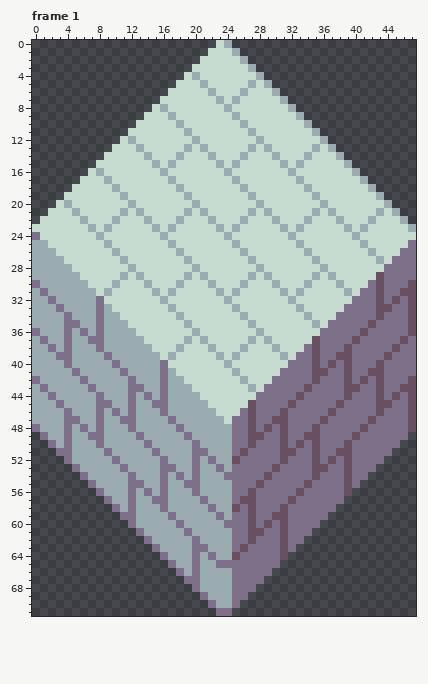
Two states of a pixel-art file, resources/asesprite/Blocks Bricks.aseprite. This is how it looked before the edit.
48x72 pixels, 6 frames. Shown: frame 1. The commit also changed other frames, which this record leaves out.
The result:
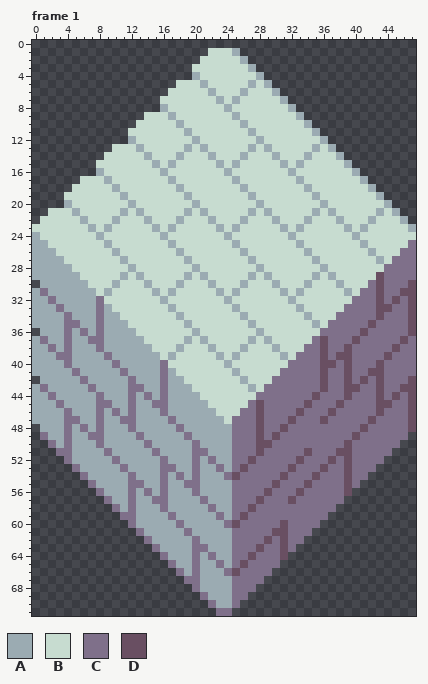
Palette (. is transparent): A #9babb2  B #c7dcd0  C #7f708a  D #694f62
Edits made:
layer "Diffuse" added
layer "Bricks" removed
Frame 1:
y 0: x 23..24 BA -> ..
y 4: x 19 B -> .
y 8: x 15 B -> .
y 12: x 11 B -> .
y 16: x 7 B -> .
y 20: x 3 B -> .
y 24: x 0 C -> A
y 30: x 0 C -> .
y 36: x 0 C -> .
y 37..40: x 35..36 DC -> CD
y 41: x 35 D -> C
y 42: x 0 C -> .; x 35..36 DC -> CD
y 43: x 34 D -> C; x 36 C -> D
y 44: x 33 D -> C; x 35 C -> D
y 45: x 27..28 DC -> CD; x 32 D -> C; x 34 C -> D
y 46: x 27..28 DC -> CD; x 31 D -> C; x 33 C -> D
y 47: x 27..28 DC -> CD; x 30..32 DDC -> CCD
y 48: x 0 C -> .; x 27..29 DCD -> CDC; x 35 D -> C
y 49: x 27 D -> C; x 30..31 CD -> DC; x 34..35 DD -> CC
y 50: x 27..29 DCC -> CDD; x 31 D -> C; x 33 D -> C; x 35 D -> C
y 51: x 26 D -> C; x 28 C -> D; x 31..32 DD -> CC; x 34..35 CD -> DC
y 52: x 25 D -> C; x 27 C -> D; x 31 D -> C; x 33 C -> D; x 35 D -> C
y 53: x 26 C -> D; x 30 D -> C; x 32 C -> D; x 35 D -> C
y 54: x 25 C -> D; x 29 D -> C; x 31 C -> D
y 55: x 28 D -> C; x 30 C -> D
y 56: x 27 D -> C; x 29 C -> D
y 57: x 26..28 DDC -> CCD
y 58: x 25 D -> C; x 31 D -> C
y 59: x 26..27 CD -> DC; x 30..31 DD -> CC
y 60: x 25 C -> D; x 27 D -> C; x 29 D -> C
y 61: x 27..28 DD -> CC; x 30 C -> D
y 62: x 27 D -> C; x 29 C -> D
y 63: x 26 D -> C; x 28 C -> D
y 64: x 25 D -> C; x 27 C -> D
y 65: x 24 C -> A; x 26 C -> D
y 66: x 24..25 AC -> CD
